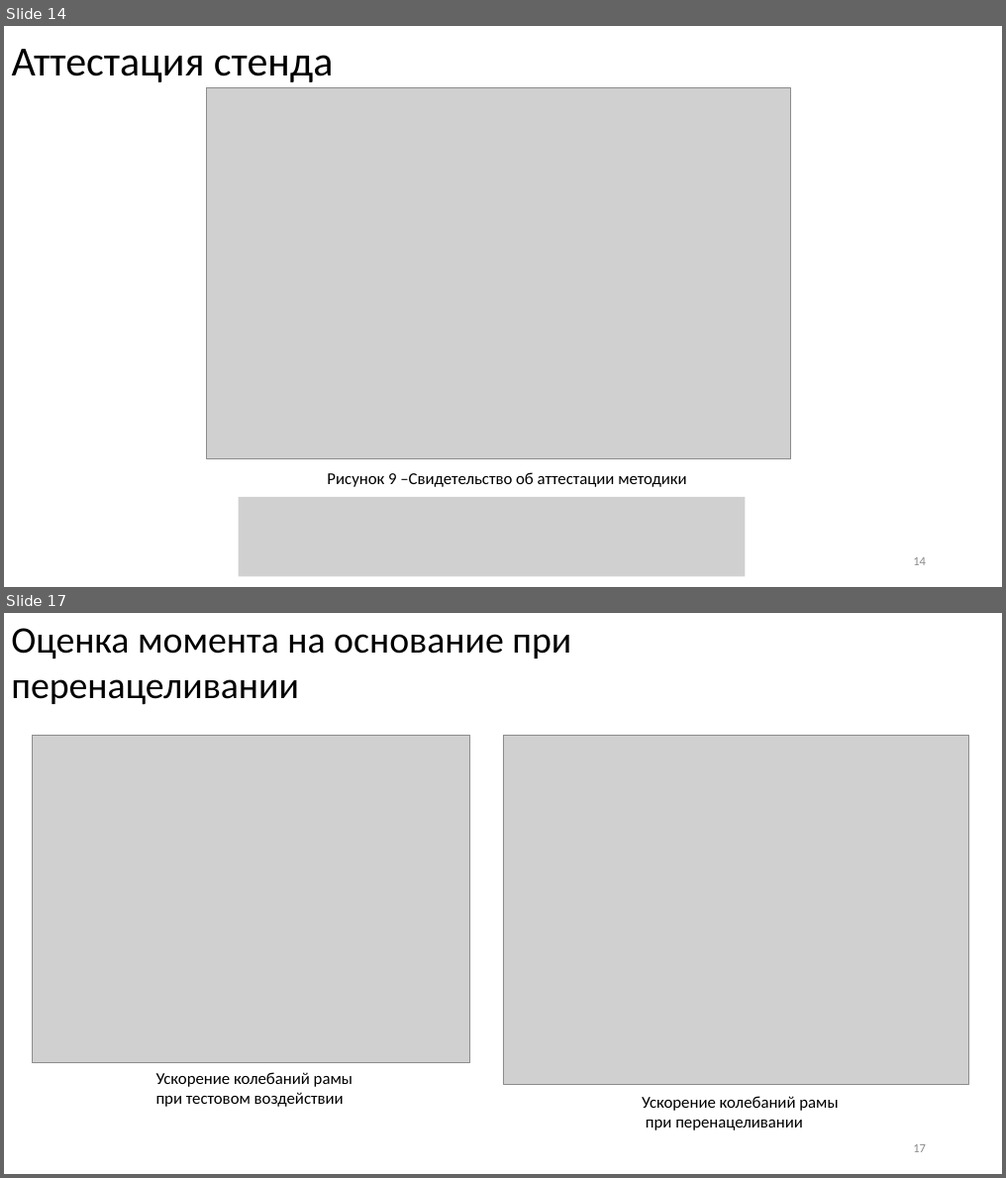
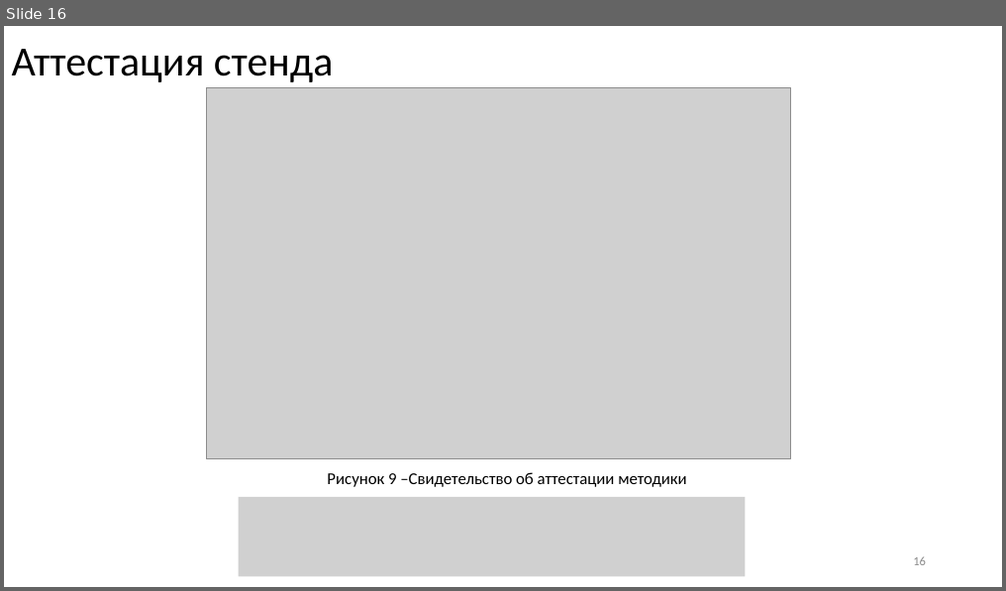
Before and after one commit to iliyars/reactive-moment-phd, a slide deck: Ppt/Белан ВКР.ppt. Shown one above the other, each under a label of ours: slides 14 and 17 before the commit, slide 16 after it; the slides between them are not shown. The pictures are 1006x1178 and 1006x591 pixels, drawn with LibreOffice and Linux fonts; fonts in the diff are those of the drawing; grey boxes stand for pictures. Boxes give left, top, right and bottom in pixels: in the first picture for what was removed or moved away, otherwise in the second. Text is boxed around its words. In the diff, an @@ line names an element or a change of style, - is before the commit and + after.

```diff
--- a/Ppt/Белан ВКР.ppt
+++ b/Ppt/Белан ВКР.ppt
@@ slide 17 removed at (x1=4, y1=613, x2=1002, y2=1174), background #FFFFFF @@
@@ text removed at (x1=11, y1=628, x2=571, y2=705) @@
-Оценка момента на основание при перенацеливании
@@ picture removed at (x1=33, y1=735, x2=470, y2=1062) @@
@@ picture removed at (x1=503, y1=735, x2=969, y2=1084) @@
@@ text removed at (x1=156, y1=1072, x2=352, y2=1107) @@
-Ускорение колебаний рамы
-при тестовом воздействии
@@ text removed at (x1=642, y1=1096, x2=838, y2=1131) @@
-Ускорение колебаний рамы
-при перенацеливании
@@ page number removed at (x1=913, y1=1145, x2=926, y2=1153) @@
-17
@@ what was slide 14 is now slide 16 @@
@@ page number at (x1=913, y1=557, x2=926, y2=566): text changed @@
-14
+16
```
Also in this commit, not shown: 6 slides changed, 5 slides added, 1 other slide removed, 56 other files.
